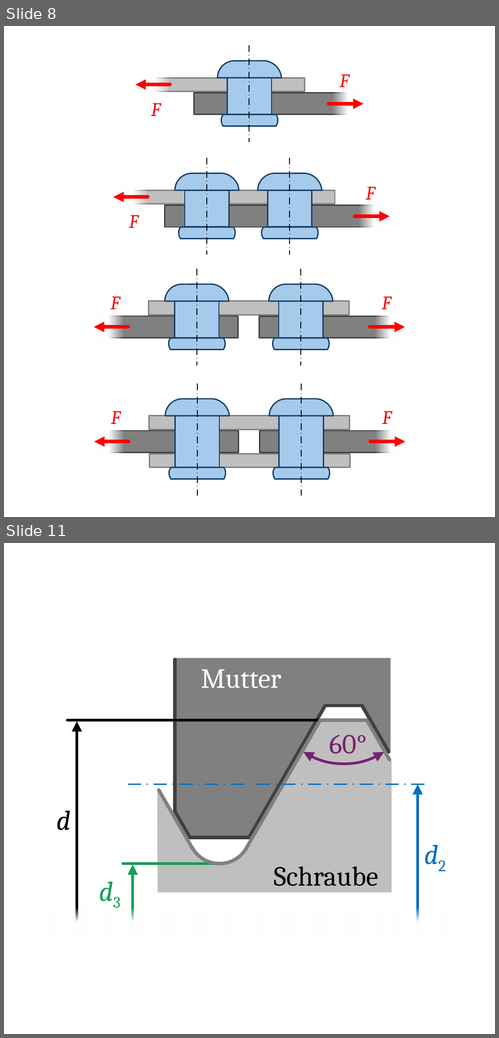
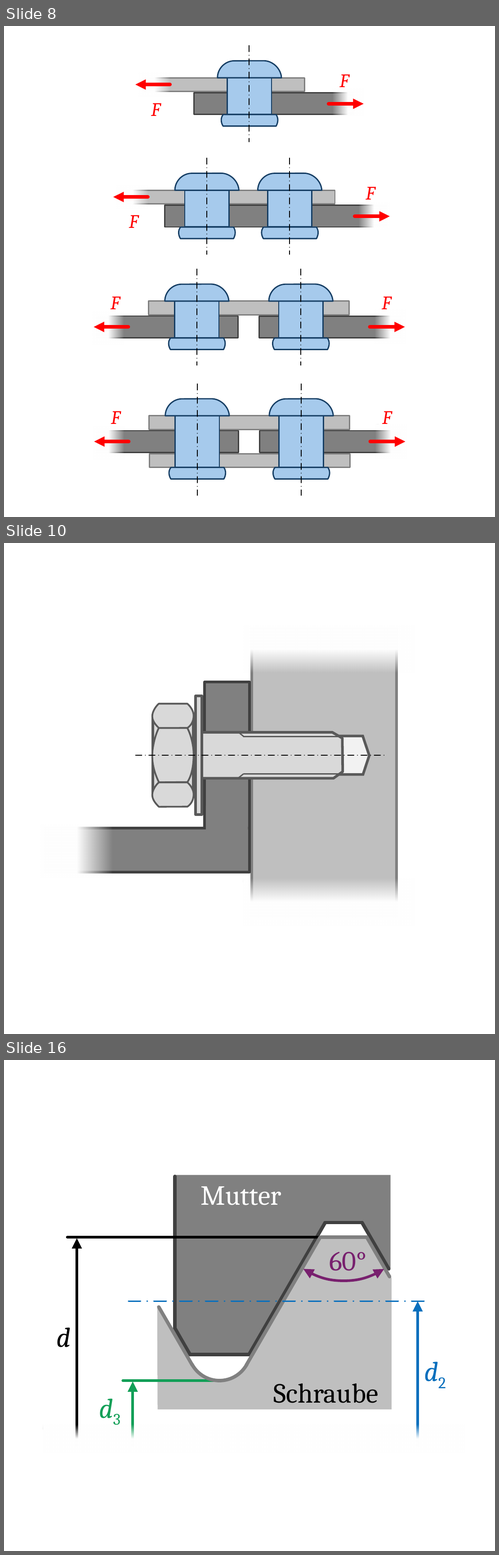
Before and after one commit to m4zeRobot/Project-FoSa, a slide deck: LaTeX B.Sc. LRT/Konstruktionslehre 1&2/images/KE-Images.pptx. Shown one above the other, each under a label of ours: slides 8 and 11 before the commit, slides 8, 10 and 16 after it; the slides between them are not shown. The pictures are 499x1038 and 499x1555 pixels, drawn with LibreOffice and Linux fonts; fonts in the diff are those of the drawing. Boxes give left, top, right and bottom in pixels: in the first picture for what was removed or moved away, otherwise in the second. Text is boxed around its words. In the diff, an @@ line names an element or a change of style, - is before the commit and + after.

```diff
--- a/LaTeX B.Sc. LRT/Konstruktionslehre 1&2/images/KE-Images.pptx
+++ b/LaTeX B.Sc. LRT/Konstruktionslehre 1&2/images/KE-Images.pptx
@@ slide 10 added at (4,543,495,1034), background #FFFFFF @@
@@ rectangle added at (243,626,414,673), fill gradient #FFFFFF @@
@@ rectangle added at (252,629,397,917), fill #BFBFBF, outline #808080 1.5 pt @@
@@ rectangle added at (205,682,250,834), fill #808080, outline #404040 1.5 pt @@
@@ rectangle added at (196,696,202,815), fill #D9D9D9, outline #595959 1.5 pt @@
@@ freeform shape added at (159,732,343,779), fill #D9D9D9, outline #595959 1.5 pt @@
@@ line added from (238, 732) to (243, 737), #595959 0.75 pt @@
@@ line added from (243, 737) to (338, 737), #595959 0.75 pt @@
@@ freeform shape added at (333,737,369,775), fill #F2F2F2, outline #595959 1.5 pt @@
@@ line added from (136, 755) to (387, 755), #000000 0.5 pt dashed @@
@@ group added at (152,704,193,808): 3 freeform shapes, 1 rectangle @@
@@ line added from (237, 779) to (243, 774), #595959 0.75 pt @@
@@ line added from (243, 774) to (340, 774), #595959 0.75 pt @@
@@ rectangle added at (206,806,248,850), fill #808080 @@
@@ rectangle added at (41,825,114,879), fill gradient #FFFFFF @@
@@ rectangle added at (46,829,250,872), fill #808080, outline #404040 1.5 pt @@
@@ rectangle added at (243,878,414,925), fill gradient #FFFFFF @@
@@ what was slide 11 is now slide 16 @@
```
Also in this commit, not shown: 1 slide changed, 4 other slides added, 7 other files.
